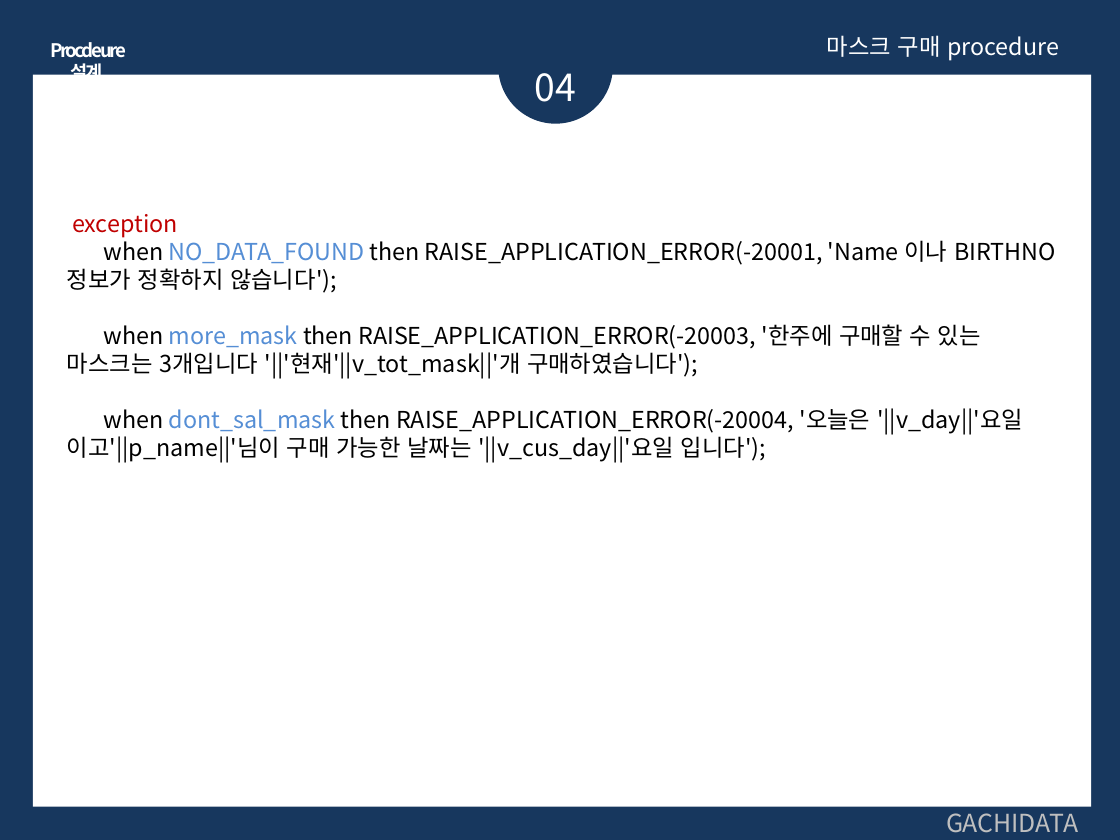
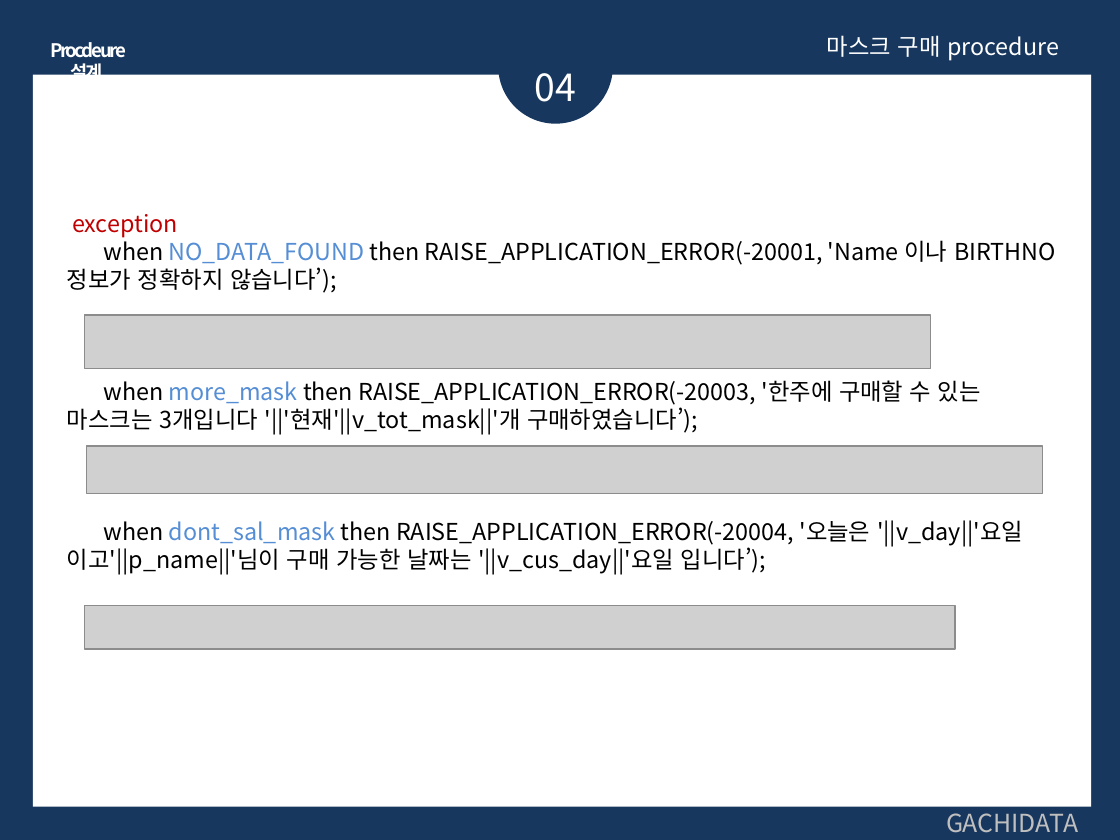
Before and after one commit to Monoreil/edu-sql, a slide deck: slide 18 of 11차SQL_hyeongmin.pptx. Drawn at 1120x840 pixels with LibreOffice and Linux fonts; fonts in the diff are those of the drawing; grey boxes stand for pictures. Boxes give left, top, right and bottom in pixels: in the first picture for what was removed or moved away, otherwise in the second. Text is boxed around its words. In the diff, an @@ line names an element or a change of style, - is before the commit and + after.

```diff
--- a/11차SQL_hyeongmin.pptx
+++ b/11차SQL_hyeongmin.pptx
@@ text at <box>67,236,1056,574</box>: text changed @@
-when NO_DATA_FOUND then RAISE_APPLICATION_ERROR(-20001, 'Name 이나 BIRTHNO 정보가 정확하지 않습니다');
-when more_mask then RAISE_APPLICATION_ERROR(-20003, '한주에 구매할 수 있는 마스크는 3개입니다 '||'현재'||v_tot_mask||'개 구매하였습니다');
-when dont_sal_mask then RAISE_APPLICATION_ERROR(-20004, '오늘은 '||v_day||'요일 이고'||p_name||'님이 구매 가능한 날짜는 '||v_cus_day||'요일 입니다');
+when NO_DATA_FOUND then RAISE_APPLICATION_ERROR(-20001, 'Name 이나 BIRTHNO 정보가 정확하지 않습니다’);
+when more_mask then RAISE_APPLICATION_ERROR(-20003, '한주에 구매할 수 있는 마스크는 3개입니다 '||'현재'||v_tot_mask||'개 구매하였습니다’);
+when dont_sal_mask then RAISE_APPLICATION_ERROR(-20004, '오늘은 '||v_day||'요일 이고'||p_name||'님이 구매 가능한 날짜는 '||v_cus_day||'요일 입니다’);
@@ picture added at <box>84,315,931,368</box> @@
@@ picture added at <box>87,446,1043,493</box> @@
@@ picture added at <box>84,605,955,648</box> @@
```
Also in this commit, not shown: 6 other slides changed, 1 other file.
